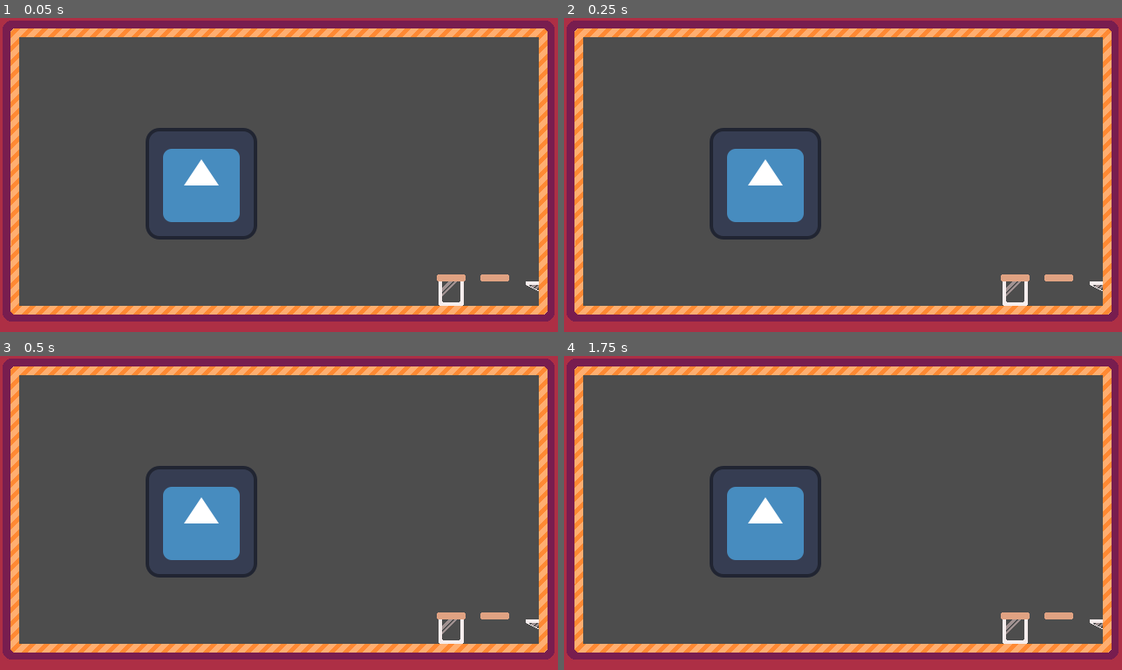
Above: before the commit, frames 1-4 (two rows, left to right).
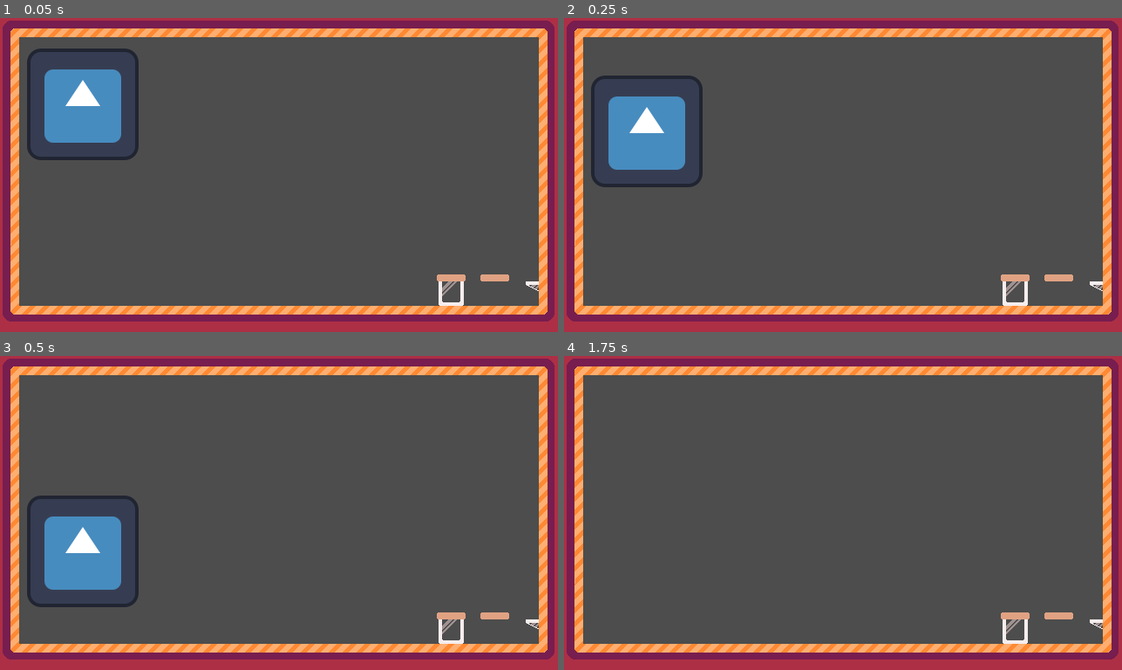
Above: after the commit, the same moments.

Repository: torinman/Brackeys-2025-1
Game: Godot game, scene res://main.tscn
Two runs of this game, one before a commit and one after it. Both use one fixed random seed, a clock stepped at 60 frames per second and the inputs below. The engine's default icon, where the game draws it, is replaced by a stand-in: a white triangle on a blue panel in a dark square.
Inputs:
- Up to frame 1 (0.05 s): no input
- Up to frame 2 (0.25 s): no input
- Up to frame 3 (0.5 s): no input
- Up to frame 4 (1.75 s): tap Enter (ui_accept) at 0.5, 0.77, 1.25, 1.52 s; hold Right (ui_right) from 0.53 s (still down)

The runs differ from the first frame. In frame 1, 8.0% of the frame differs, in the area x 4-47%, y 9-71%; in frame 2, 8.0%; in frame 3, 8.0%; in frame 4, 4.0%.

Commit message:
Update main.tscn

Diff:
--- a/main.tscn
+++ b/main.tscn
@@ -1,14 +1,10 @@
-[gd_scene load_steps=4 format=3 uid="uid://c8t6sspi5hml8"]
+[gd_scene load_steps=4 format=3 uid="uid://kacf6d61s4wv"]
 
-[ext_resource type="Texture2D" uid="uid://c4tbjldui787b" path="res://textures/icon.svg" id="1_8okwa"]
 [ext_resource type="Texture2D" uid="uid://d6a4xd623a6i" path="res://textures/jar.png" id="2_b7lil"]
 [ext_resource type="Texture2D" uid="uid://d3f6q7oobn74g" path="res://textures/Frame.png" id="3_rg0s1"]
+[ext_resource type="PackedScene" uid="uid://vbfocsu18cfj" path="res://player.tscn" id="3_vvq26"]
 
 [node name="Node2D" type="Node2D"]
-
-[node name="HI LEO!" type="Sprite2D" parent="."]
-position = Vector2(231, 190)
-texture = ExtResource("1_8okwa")
 
 [node name="Jar" type="Sprite2D" parent="."]
 position = Vector2(567, 355)
@@ -17,3 +13,6 @@
 [node name="Frame" type="Sprite2D" parent="."]
 position = Vector2(320, 180)
 texture = ExtResource("3_rg0s1")
+
+[node name="player" parent="." instance=ExtResource("3_vvq26")]
+position = Vector2(95, 97)
